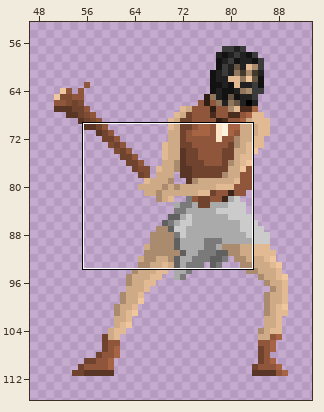
Pixel-art file: Assets/Animations/Player/CaveMan/CaveMan_WoodenStick.aseprite. Above: a wide view before the commit, with the close-up outlined.
Close-up. First the earlier version:
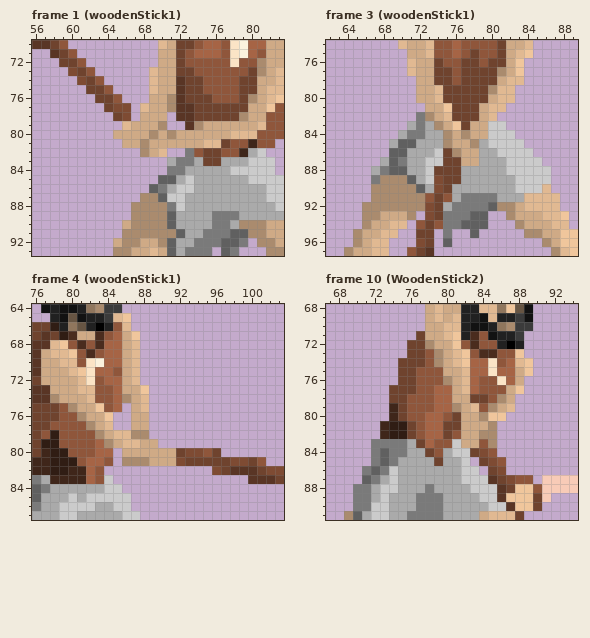
160x180 pixels, 12 frames. Colours within 5 levels of each other are drawn and written as one. Shown: frame 1 (woodenStick1): x 56..83, y 70..93; frame 3 (woodenStick1): x 62..89, y 74..97; frame 4 (woodenStick1): x 76..103, y 64..87; frame 10 (WoodenStick2): x 67..94, y 68..91. The wide view leaves out empty margins. The commit also changed other frames or places, which this record leaves out.
The result:
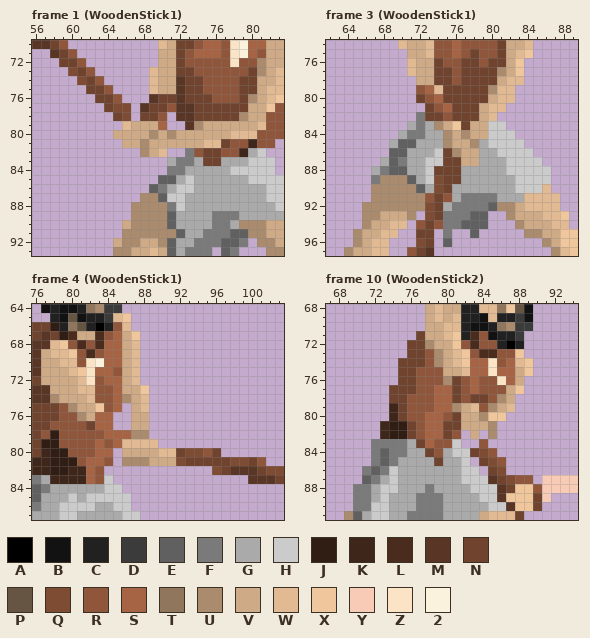
Palette (. is transparent): A #000000  B #121212  C #212121  D #3b3b3b  E #606060  F #7a7a7a  G #aaaaaa  H #cbcbcb  J #301d14  K #3f261a  L #4a2c1e  M #593525  N #6f432e  P #675543  Q #7e4b33  R #8f563b  S #a66445  T #90765d  U #aa8b6e  V #cfaa86  W #e1b992  X #f0c69c  Y #f8cbb7  Z #fbe4c6  2 #fbf2dd
Author's note on the commit: Add FirstMiniBoss (CodeName = Cave Painter) and Add RangeAttack for MiniBoss
Changes in this commit:
Frame 1 (WoodenStick1):
y 76: x 69..71 VVU -> MNN
y 77: x 68..71 WVVU -> MNNR
y 78: x 68..70 VVV -> NNR
y 79: x 70 U -> S
Frame 3 (WoodenStick1):
y 79: x 72..73 VV -> RS
y 80: x 72..74 VVW -> NRS
y 81: x 73..75 VVX -> NRS
y 82: x 73..75 UVW -> NNR
Frame 4 (WoodenStick1):
y 76: x 83..84 VX -> SS
y 77: x 82..84 UVW -> NSS
y 78: x 83..86 UVWW -> RSSS
y 79: x 84..85 UV -> RS; x 88..89 VV -> WW
y 80: x 90..91 VV -> WW
Frame 10 (WoodenStick2):
y 76..77: x 81..82 VW -> NR
y 78: x 81..82 VV -> NR
y 82: x 82 V -> .; x 84 U -> .
y 83: x 82..83 VV -> ..; x 85 U -> .
